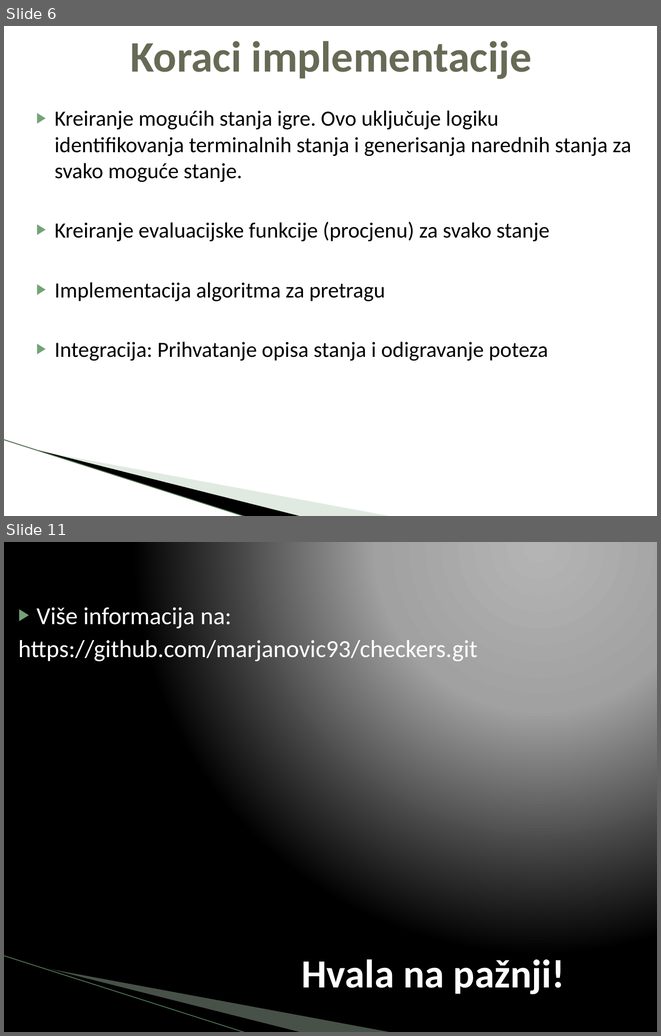
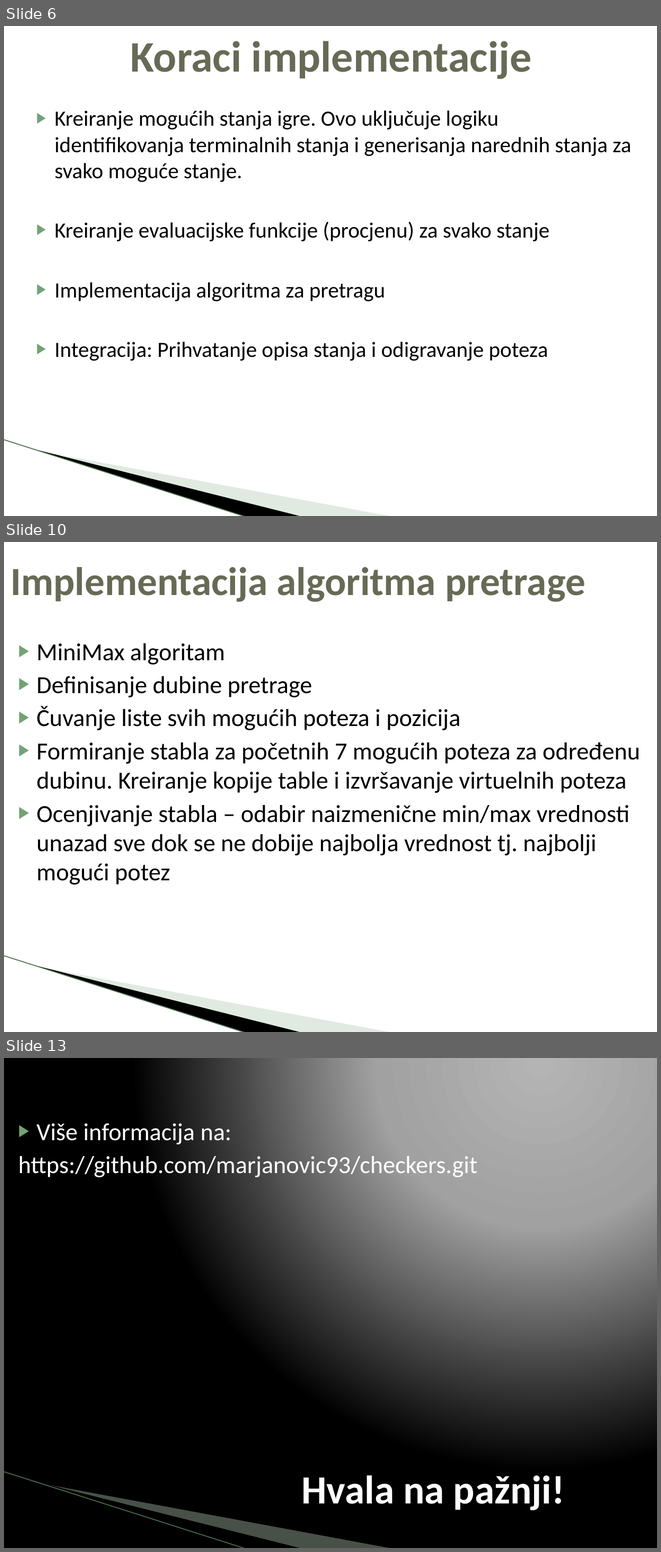
Before and after one commit to boimw/checkers, a slide deck: Projekat-Checkers.pptx. Shown one above the other, each under a label of ours: slides 6 and 11 before the commit, slides 6, 10 and 13 after it; the slides between them are not shown. The pictures are 661x1036 and 661x1552 pixels, drawn with LibreOffice and Linux fonts; fonts in the diff are those of the drawing; background and template pictures are left out. Boxes give left, top, right and bottom in pixels: in the first picture for what was removed or moved away, otherwise in the second. Text is boxed around its words. In the diff, an @@ line names an element or a change of style, - is before the commit and + after.

```diff
--- a/Projekat-Checkers.pptx
+++ b/Projekat-Checkers.pptx
@@ slide 10 added at (x1=4, y1=542, x2=657, y2=1032), background #FFFFFF; not listed: 3 template elements that a slide beside it also shows @@
@@ title added at (x1=10, y1=567, x2=585, y2=602), 44 pt, text #676A55, bold @@
+Implementacija algoritma pretrage
@@ text added at (x1=36, y1=643, x2=640, y2=884), 27 pt, text #000000 @@
+▶ MiniMax algoritam
+▶ Definisanje dubine pretrage
+▶ Čuvanje liste svih mogućih poteza i pozicija
+▶ Formiranje stabla za početnih 7 mogućih poteza za određenu dubinu. Kreiranje kopije table i izvršavanje virtuelnih poteza
+▶ Ocenjivanje stabla – odabir naizmenične min/max vrednosti unazad sve dok se ne dobije najbolja vrednost tj. najbolji mogući potez
@@ what was slide 11 is now slide 13 @@
```
Also in this commit, not shown: 3 slides changed, 4 other slides added, 3 slides removed, 52 other files.
